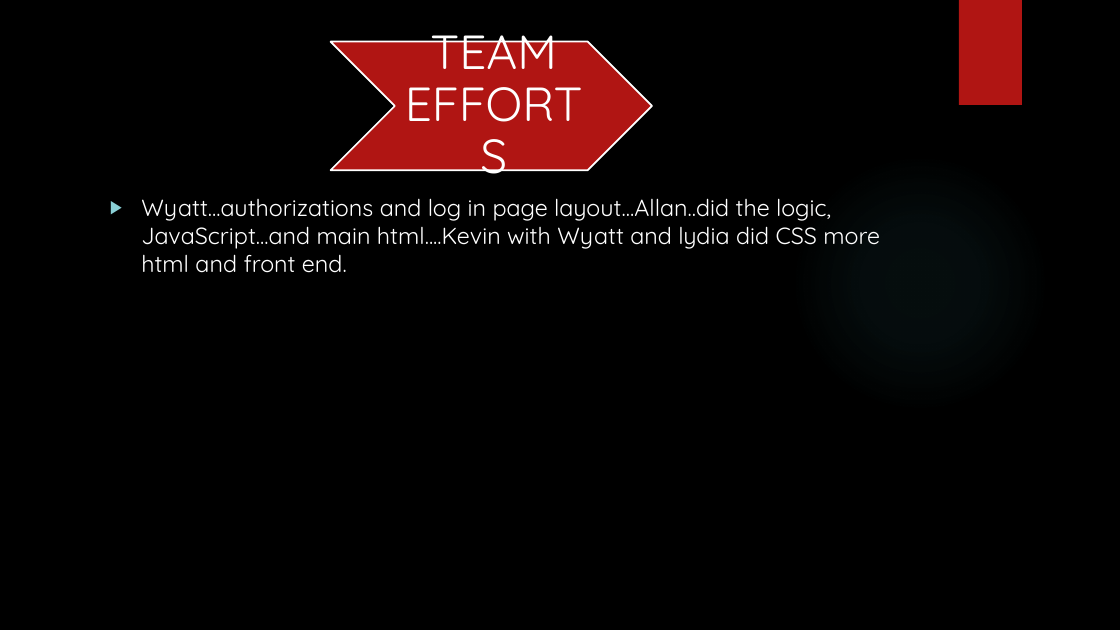
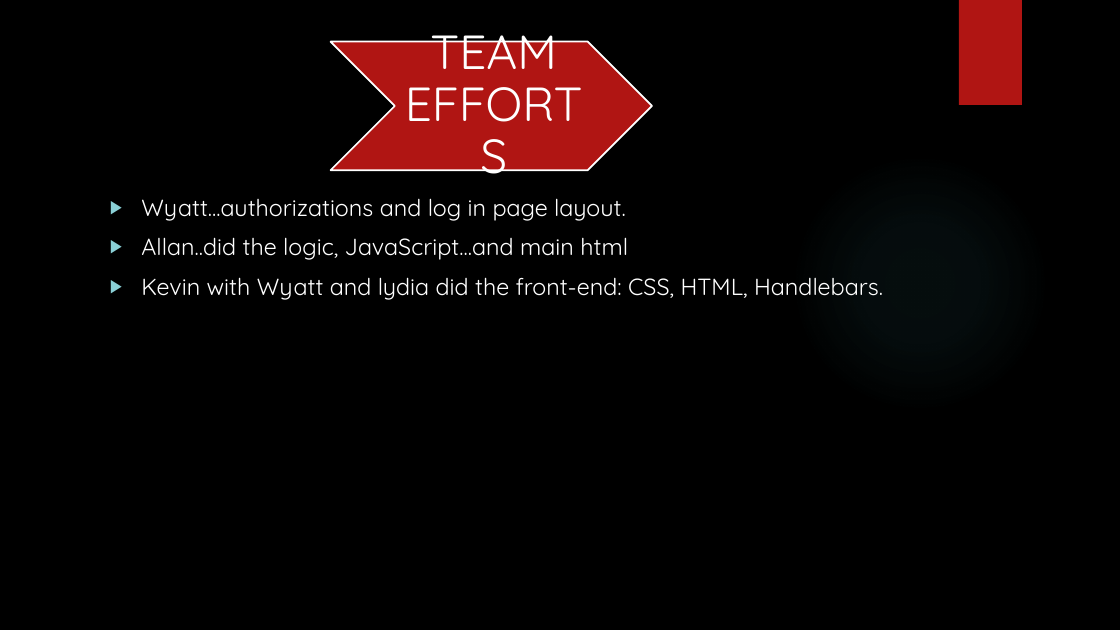
Before and after one commit to alanwagner101/PicCycler, a slide deck: slide 5 of Project2.pptx (slide 4 before the commit). Drawn at 1120x630 pixels with LibreOffice and Linux fonts; fonts in the diff are those of the drawing; background and template pictures are left out. Boxes give left, top, right and bottom in pixels: in the first picture for what was removed or moved away, otherwise in the second. Text is boxed around its words. In the diff, an @@ line names an element or a change of style, - is before the commit and + after.

```diff
--- a/Project2.pptx
+++ b/Project2.pptx
@@ text at bbox=[141, 198, 883, 300]: text changed @@
-▶ Wyatt...authorizations and log in page layout...Allan..did the logic, JavaScript...and main html....Kevin with Wyatt and lydia did CSS more html and front end.
+▶ Wyatt...authorizations and log in page layout.
+▶ Allan..did the logic, JavaScript...and main html
+▶ Kevin with Wyatt and lydia did the front-end: CSS, HTML, Handlebars.
```
Also in this commit, not shown: 5 other slides changed, 1 slide added, 1 slide removed, 1 other file.
